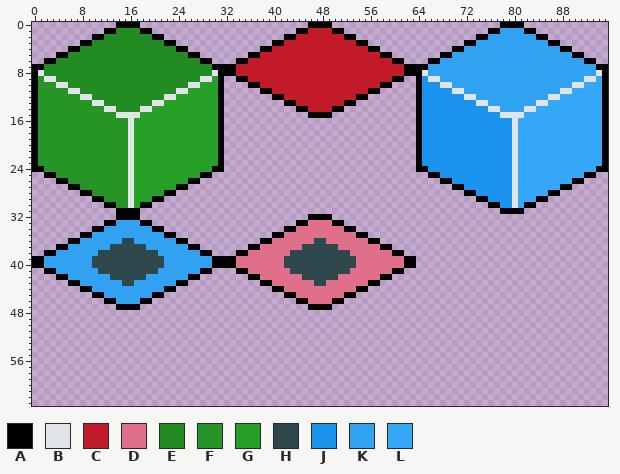
A sprite sheet gets an edit: public/assets/tileset.png. The picture above is the old version.
The file is 96x64 pixels.
Palette (. is transparent): A #000000  B #e0e4e6  C #c21b27  D #e06f8b  E #228b22  F #269427  G #259f25  H #2f484e  J #1a94ee  K #31a2f2  L #37a7fa
Pixels before (only the part around the change), first column x 0:
22 AFFFFFFFFFFFFFFFBGGGGGGGGGGGGGGA................................AJJJJJJJJJJJJ
23 AFFFFFFFFFFFFFFFBGGGGGGGGGGGGGGA................................AJJJJJJJJJJJJ
24 AAFFFFFFFFFFFFFFBGGGGGGGGGGGGGAA................................AAJJJJJJJJJJJ
25 ..AAFFFFFFFFFFFFBGGGGGGGGGGGAA....................................AAJJJJJJJJJ
26 ....AAFFFFFFFFFFBGGGGGGGGGAA........................................AAJJJJJJJ
27 ......AAFFFFFFFFBGGGGGGGAA............................................AAJJJJJ
28 ........AAFFFFFFBGGGGGAA................................................AAJJJ
29 ..........AAFFFFBGGGAA....................................................AAJ
30 ............AAFFBGAA........................................................A
31 ..............AAAA...........................................................
32 ..............AAAA............................AAAA...........................
33 ............AAKKKKAA........................AADDDDAA.........................
34 ..........AAKKKKKKKKAA....................AADDDDDDDDAA.......................
35 ........AAKKKKKKKKKKKKAA................AADDDDDDDDDDDDAA.....................
36 ......AAKKKKKKKHHKKKKKKKAA............AADDDDDDDHHDDDDDDDAA...................
37 ....AAKKKKKKKHHHHHHKKKKKKKAA........AADDDDDDDHHHHHHDDDDDDDAA.................
38 ..AAKKKKKKKHHHHHHHHHHKKKKKKKAA....AADDDDDDDHHHHHHHHHHDDDDDDDAA...............
39 AAKKKKKKKKHHHHHHHHHHHHKKKKKKKKAAAADDDDDDDDHHHHHHHHHHHHDDDDDDDDAA.............
40 AAKKKKKKKKHHHHHHHHHHHHKKKKKKKKAAAADDDDDDDDHHHHHHHHHHHHDDDDDDDDAA.............
41 ..AAKKKKKKKHHHHHHHHHHKKKKKKKAA....AADDDDDDDHHHHHHHHHHDDDDDDDAA...............
42 ....AAKKKKKKKHHHHHHKKKKKKKAA........AADDDDDDDHHHHHHDDDDDDDAA.................
43 ......AAKKKKKKKHHKKKKKKKAA............AADDDDDDDHHDDDDDDDAA...................
44 ........AAKKKKKKKKKKKKAA................AADDDDDDDDDDDDAA.....................
45 ..........AAKKKKKKKKAA....................AADDDDDDDDAA.......................
46 ............AAKKKKAA........................AADDDDAA.........................
47 ..............AAAA............................AAAA...........................
48 .............................................................................
49 .............................................................................
50 .............................................................................
51 .............................................................................
52 .............................................................................
53 .............................................................................
54 .............................................................................
55 .............................................................................
56 .............................................................................
57 .............................................................................
58 .............................................................................
59 .............................................................................
60 .............................................................................
61 .............................................................................
62 .............................................................................
63 .............................................................................
After:
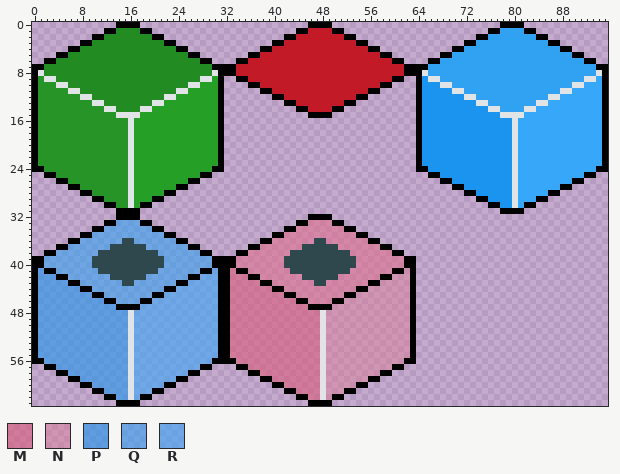
Colours new in this view: M #db587796  N #e3758c64  P #1994ee96  Q #31a1f196  R #36a7fa96
What changed:
Colour D changes from #e06f8b to #e06e8b96.
There is now colour A in rows 41 to 55 at x 0, 31 to 32 and 63; in row 56 at x 0 to 1, 30 to 33 and 62 to 63; in row 57 at x 2 to 3, 28 to 29, 34 to 35 and 60 to 61; in row 58 at x 4 to 5, 26 to 27, 36 to 37 and 58 to 59; in row 59 at x 6 to 7, 24 to 25, 38 to 39 and 56 to 57; in row 60 at x 8 to 9, 22 to 23, 40 to 41 and 54 to 55.
There is now colour A in row 61 at x 10 to 11, 20 to 21, 42 to 43 and 52 to 53; in row 62 at x 12 to 13, 18 to 19, 44 to 45 and 50 to 51; in row 63 at x 14 to 17 and 46 to 49.
There is now colour B in rows 48 to 62 at x 16 and 48.
There is now colour M in row 41 at x 33; in row 42 at x 33 to 35; in row 43 at x 33 to 37; in row 44 at x 33 to 39; in row 45 at x 33 to 41; in row 46 at x 33 to 43.
There is now colour M in row 47 at x 33 to 45; in rows 48 to 55 at x 33 to 47; in row 56 at x 34 to 47; in row 57 at x 36 to 47; in row 58 at x 38 to 47; in row 59 at x 40 to 47.
There is now colour M in row 60 at x 42 to 47; in row 61 at x 44 to 47; in row 62 at x 46 to 47.
There is now colour N in row 41 at x 62; in row 42 at x 60 to 62; in row 43 at x 58 to 62; in row 44 at x 56 to 62; in row 45 at x 54 to 62; in row 46 at x 52 to 62.
There is now colour N in row 47 at x 50 to 62; in rows 48 to 55 at x 49 to 62; in row 56 at x 49 to 61; in row 57 at x 49 to 59; in row 58 at x 49 to 57; in row 59 at x 49 to 55.
There is now colour N in row 60 at x 49 to 53; in row 61 at x 49 to 51; in row 62 at x 49.
There is now colour P in row 41 at x 1; in row 42 at x 1 to 3; in row 43 at x 1 to 5; in row 44 at x 1 to 7; in row 45 at x 1 to 9; in row 46 at x 1 to 11.
There is now colour P in row 47 at x 1 to 13; in rows 48 to 55 at x 1 to 15; in row 56 at x 2 to 15; in row 57 at x 4 to 15; in row 58 at x 6 to 15; in row 59 at x 8 to 15.
There is now colour P in row 60 at x 10 to 15; in row 61 at x 12 to 15; in row 62 at x 14 to 15.
The edit turns colour K into colour Q in row 33 at x 14 to 17; in row 34 at x 12 to 19; in row 35 at x 10 to 21; in row 36 at x 8 to 14 and 17 to 23; in row 37 at x 6 to 12 and 19 to 25; in row 38 at x 4 to 10 and 21 to 27.
The edit turns colour K into colour Q in rows 39 to 40 at x 2 to 9 and 22 to 29; in row 41 at x 4 to 10 and 21 to 27; in row 42 at x 6 to 12 and 19 to 25; in row 43 at x 8 to 14 and 17 to 23; in row 44 at x 10 to 21; in row 45 at x 12 to 19.
The edit turns colour K into colour Q in row 46 at x 14 to 17.
There is now colour R in row 41 at x 30; in row 42 at x 28 to 30; in row 43 at x 26 to 30; in row 44 at x 24 to 30; in row 45 at x 22 to 30; in row 46 at x 20 to 30.
There is now colour R in row 47 at x 18 to 30; in rows 48 to 55 at x 17 to 30; in row 56 at x 17 to 29; in row 57 at x 17 to 27; in row 58 at x 17 to 25; in row 59 at x 17 to 23.
There is now colour R in row 60 at x 17 to 21; in row 61 at x 17 to 19; in row 62 at x 17.
Boxes around the changes in both pictures, in picture pixels (x1, y1, x2, y2):
changed: (32, 220, 416, 406)
